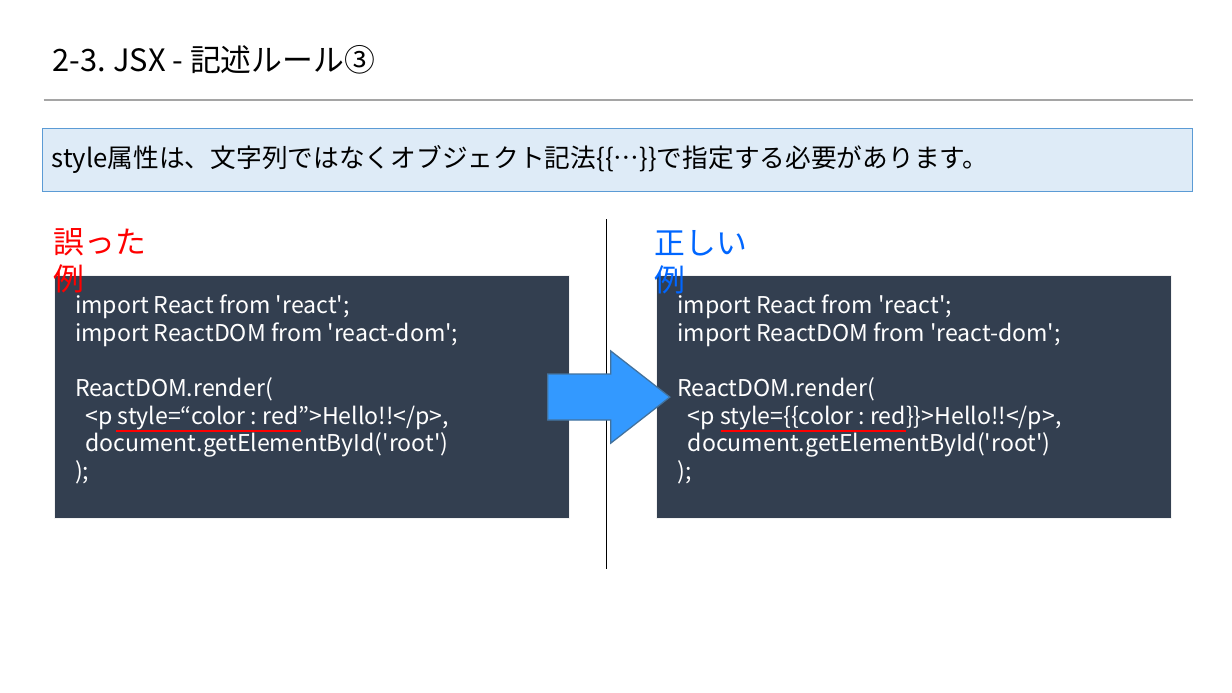
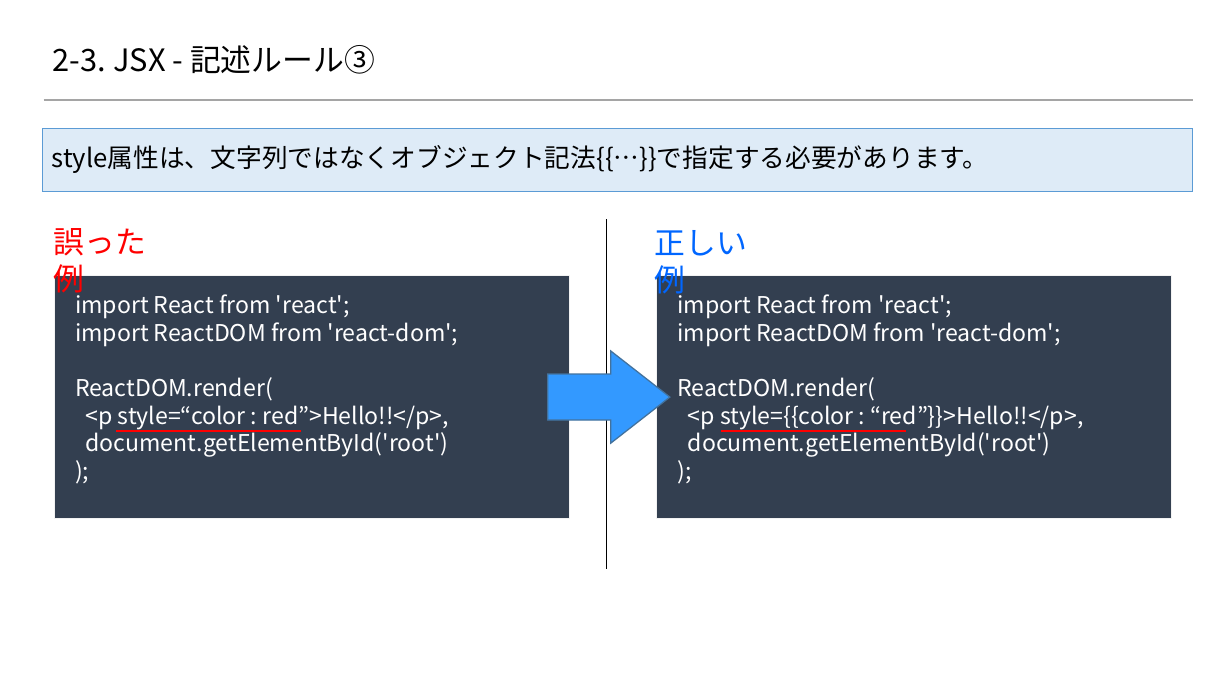
Before and after one commit to 2018SYSTEMI34/diary, a slide deck: slide 5 of doc/02_SlideShare/01.ネタ/２_Reactの基礎/2-3_Reactの基礎知識 ～JSX編～.pptx. Drawn at 1232x693 pixels with LibreOffice and Linux fonts; fonts in the diff are those of the drawing; background and template pictures are left out. Boxes give left, top, right and bottom in pixels: in the first picture for what was removed or moved away, otherwise in the second. Text is boxed around its words. In the diff, an @@ line names an element or a change of style, - is before the commit and + after.

```diff
--- a/doc/02_SlideShare/01.ネタ/２_Reactの基礎/2-3_Reactの基礎知識 ～JSX編～.pptx
+++ b/doc/02_SlideShare/01.ネタ/２_Reactの基礎/2-3_Reactの基礎知識 ～JSX編～.pptx
@@ text at [688,400,1083,429]: text changed @@
-<p style={{color : red}}>Hello!!</p>,
+<p style={{color : “red”}}>Hello!!</p>,
```
Also in this commit, not shown: 1 other file.
